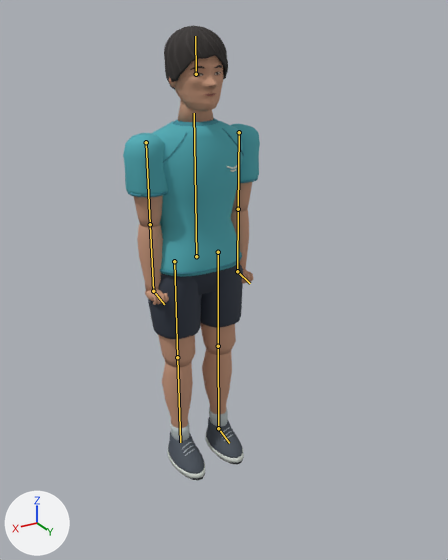
An edit to the Blender file models/ground-crew.blend, drawn before and after from the same camera.
Before and after are seen from a camera (50 mm lens) standing at (1.051, 1.953, 1.762) and looking at (-0.062, 0.098, 0.834). The lights are fixed; the arrows at lower left show +X, +Y and +Z. The older version comes first. The bones that change are drawn over the model as lines.

Objects in the first picture: 'HairSwept', 'Head', 'L_ArmEnd', 'L_ArmLower', 'L_ArmUpper', 'L_LegEnd', 'L_LegLower', 'L_LegUpper', 'R_ArmEnd', 'R_ArmLower', 'R_ArmUpper', 'R_LegEnd', 'R_LegLower', 'R_LegUpper', 'Torso'.
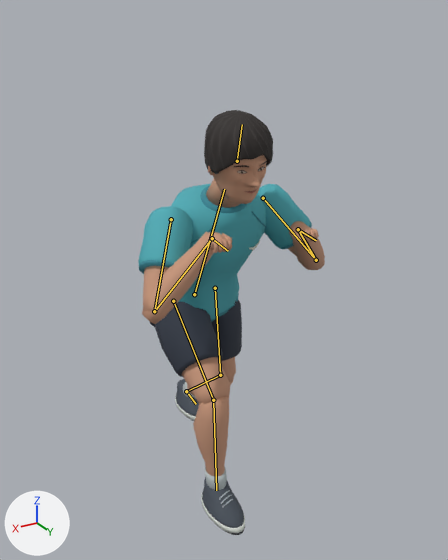
The newer file adds an action. The first version stands in its rest pose; the second is drawn at frame 7 of the action 'Crew Push'.

Where the change shows, as pixel boxes (x1, y1, x2, y2) in the pictures (448 x 560 px):
'Torso', posed (24% wider, 24% shorter): before (151, 100, 244, 295); after (150, 179, 266, 327)
'R_ArmUpper', posed (22% wider, 10% taller): before (123, 133, 168, 228); after (138, 206, 193, 311)
'R_LegUpper', posed (38% wider, 12% taller): before (148, 276, 202, 367); after (155, 302, 230, 404)
'HairSwept', posed (8% wider): before (164, 25, 228, 89); after (204, 110, 273, 174)
'R_LegLower', posed (16% wider, 18% taller): before (162, 362, 193, 441); after (193, 397, 229, 490)
'Head', posed: before (169, 56, 223, 111); after (208, 155, 267, 204)
'R_ArmLower', posed: before (137, 224, 163, 292); after (142, 232, 214, 324)
'L_LegUpper', posed: before (201, 263, 243, 355); after (212, 300, 242, 382)
'L_ArmUpper', posed: before (231, 124, 260, 212); after (258, 184, 325, 258)
'R_LegEnd', posed (15% wider, 20% taller): before (167, 432, 205, 480); after (201, 477, 245, 535)
'L_LegEnd', posed: before (205, 417, 244, 465); after (175, 379, 199, 421)
'L_ArmLower', posed: before (230, 209, 249, 270); after (289, 221, 325, 270)
'L_ArmEnd', posed: before (242, 269, 253, 283); after (289, 223, 319, 242)
bone 'Spine', root to tip: before (196, 256) to (194, 113); after (194, 294) to (224, 189)
bone 'Neck', root to tip: before (196, 74) to (195, 36); after (237, 161) to (242, 124)
bone 'Upper arm.L', root to tip: before (239, 132) to (238, 209); after (263, 198) to (316, 260)
bone 'Forearm.L', root to tip: before (238, 209) to (237, 271); after (316, 260) to (298, 229)
bone 'Hand.L', root to tip: before (237, 271) to (250, 283); after (298, 229) to (316, 240)
bone 'Thigh.L', root to tip: before (218, 252) to (218, 346); after (215, 288) to (220, 375)
bone 'Shin.L', root to tip: before (218, 346) to (218, 428); after (220, 375) to (186, 391)
bone 'Foot.L', root to tip: before (218, 428) to (229, 443); after (186, 391) to (196, 404)
bone 'Upper arm.R', root to tip: before (146, 142) to (150, 224); after (171, 219) to (154, 311)
bone 'Forearm.R', root to tip: before (150, 224) to (153, 291); after (154, 311) to (212, 238)
bone 'Hand.R', root to tip: before (153, 291) to (164, 304); after (212, 238) to (228, 251)
bone 'Thigh.R', root to tip: before (174, 261) to (177, 357); after (173, 301) to (213, 400)
bone 'Shin.R', root to tip: before (177, 357) to (180, 442); after (213, 400) to (216, 490)

The change, as a list of edits to the scene's bpy script:
```text
Change bone_spine:
    where bone_spine = bpy.data.objects['GroundCrewRig'].pose.bones['Spine']
    bone_spine.location: (0.0, 0.0, 0.0) -> (0.012, -0.156, 0.0)
    bone_spine.rotation_quaternion: (1.0, 0.0, 0.0, 0.0) -> (0.973, -0.231, 0.026, -0.014)  # degrees (0, 0, 0) -> degrees (-27, 3, -2)
Change bone_neck:
    where bone_neck = bpy.data.objects['GroundCrewRig'].pose.bones['Neck']  # child of 'Spine'
    bone_neck.rotation_quaternion: (1.0, 0.0, 0.0, 0.0) -> (0.994, 0.11, -0.019, 0.008)  # degrees (0, 0, 0) -> degrees (13, -2, 1)
Change bone_upper_arm_l:
    where bone_upper_arm_l = bpy.data.objects['GroundCrewRig'].pose.bones['Upper arm.L']  # child of 'Spine'
    bone_upper_arm_l.rotation_quaternion: (1.0, 0.0, 0.0, 0.0) -> (0.881, 0.379, -0.048, 0.28)  # degrees (0, 0, 0) -> degrees (42, -17, 29)
Change bone_forearm_l:
    where bone_forearm_l = bpy.data.objects['GroundCrewRig'].pose.bones['Forearm.L']  # child of 'Upper arm.L'
    bone_forearm_l.rotation_quaternion: (1.0, 0.0, 0.0, 0.0) -> (0.239, 0.391, -0.271, -0.847)  # degrees (0, 0, 0) -> degrees (50, 32, -133)
Change bone_hand_l:
    where bone_hand_l = bpy.data.objects['GroundCrewRig'].pose.bones['Hand.L']  # child of 'Forearm.L'
    bone_hand_l.rotation_quaternion: (1.0, 0.0, 0.0, 0.0) -> (0.442, -0.469, 0.756, 0.112)  # degrees (0, 0, 0) -> degrees (23, 129, 74)
Change bone_thigh_l:
    where bone_thigh_l = bpy.data.objects['GroundCrewRig'].pose.bones['Thigh.L']  # child of 'Spine'
    bone_thigh_l.rotation_quaternion: (1.0, 0.0, 0.0, 0.0) -> (0.974, 0.225, 0.018, 0.021)  # degrees (0, 0, 0) -> degrees (26, 2, 3)
Change bone_shin_l:
    where bone_shin_l = bpy.data.objects['GroundCrewRig'].pose.bones['Shin.L']  # child of 'Thigh.L'
    bone_shin_l.rotation_quaternion: (1.0, 0.0, 0.0, 0.0) -> (0.907, -0.42, 0.015, -0.035)  # degrees (0, 0, 0) -> degrees (-50, 0, -4)
Change bone_foot_l:
    where bone_foot_l = bpy.data.objects['GroundCrewRig'].pose.bones['Foot.L']  # child of 'Shin.L'
    bone_foot_l.rotation_quaternion: (1.0, 0.0, 0.0, 0.0) -> (0.904, 0.427, 0.002, 0.0)  # degrees (0, 0, 0) -> degrees (51, 0, 0)
Change bone_upper_arm_r:
    where bone_upper_arm_r = bpy.data.objects['GroundCrewRig'].pose.bones['Upper arm.R']  # child of 'Spine'
    bone_upper_arm_r.rotation_quaternion: (1.0, 0.0, 0.0, 0.0) -> (0.833, 0.479, 0.078, -0.265)  # degrees (0, 0, 0) -> degrees (55, 23, -23)
Change bone_forearm_r:
    where bone_forearm_r = bpy.data.objects['GroundCrewRig'].pose.bones['Forearm.R']  # child of 'Upper arm.R'
    bone_forearm_r.rotation_quaternion: (1.0, 0.0, 0.0, 0.0) -> (0.142, 0.043, 0.296, 0.944)  # degrees (0, 0, 0) -> degrees (35, 0, 163)
Change bone_hand_r:
    where bone_hand_r = bpy.data.objects['GroundCrewRig'].pose.bones['Hand.R']  # child of 'Forearm.R'
    bone_hand_r.rotation_quaternion: (1.0, 0.0, 0.0, 0.0) -> (0.363, -0.138, -0.912, -0.136)  # degrees (0, 0, 0) -> degrees (-12, -136, -12)
Change bone_thigh_r:
    where bone_thigh_r = bpy.data.objects['GroundCrewRig'].pose.bones['Thigh.R']  # child of 'Spine'
    bone_thigh_r.rotation_quaternion: (1.0, 0.0, 0.0, 0.0) -> (0.773, 0.633, 0.022, -0.044)  # degrees (0, 0, 0) -> degrees (79, 5, -2)
Change bone_shin_r:
    where bone_shin_r = bpy.data.objects['GroundCrewRig'].pose.bones['Shin.R']  # child of 'Thigh.R'
    bone_shin_r.rotation_quaternion: (1.0, 0.0, 0.0, 0.0) -> (0.898, -0.439, 0.006, 0.031)  # degrees (0, 0, 0) -> degrees (-52, 2, 3)
```
